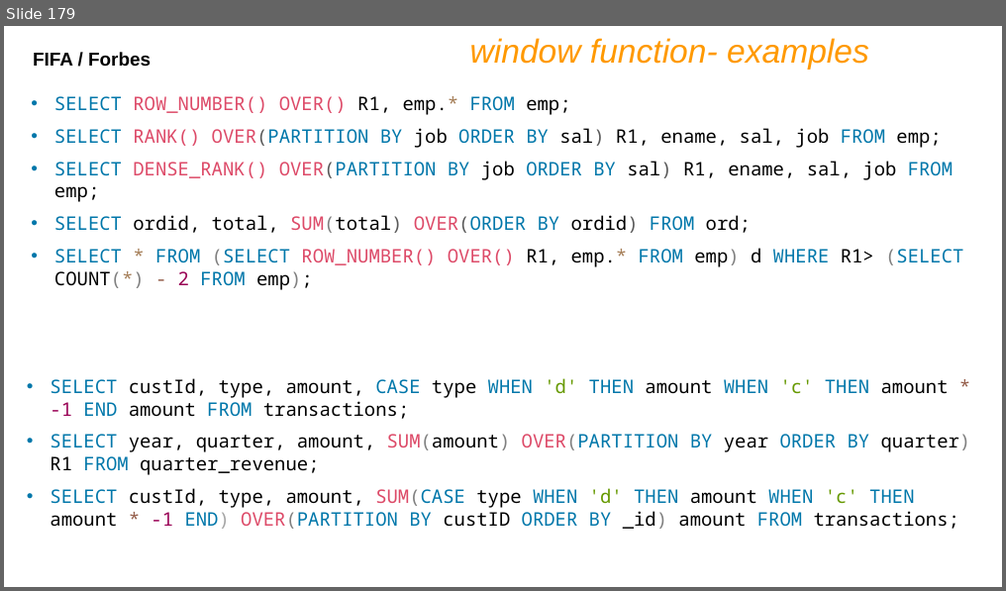
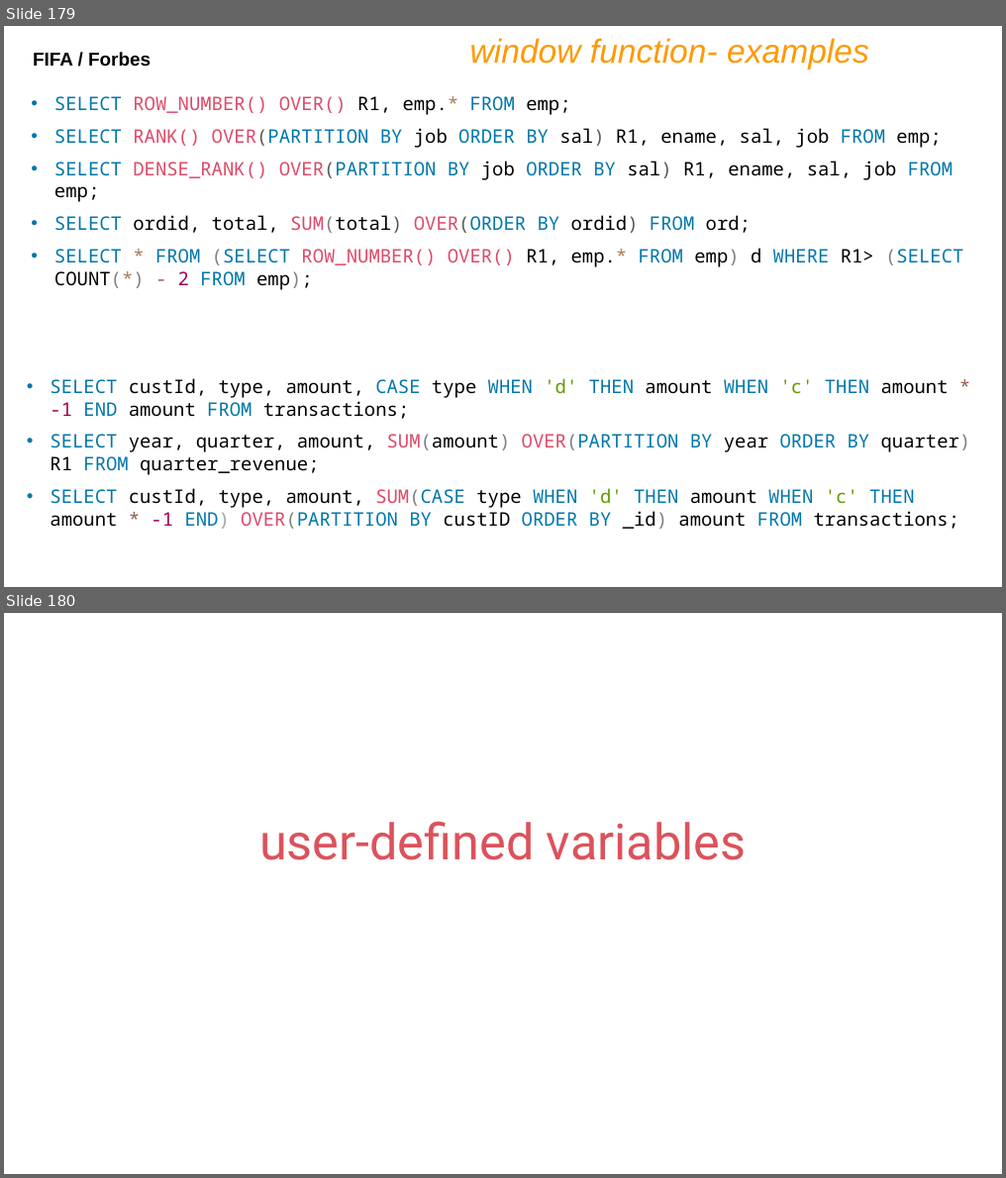
Before and after one commit to shubhamlokhande2147/CDAC-Buddy, a slide deck: DBT/IET MySQL PPT Ver9.pptx. Shown one above the other, each under a label of ours: slide 179 before the commit, slides 179 and 180 after it. The pictures are 1006x591 and 1006x1178 pixels, drawn with LibreOffice and Linux fonts; fonts in the diff are those of the drawing. Boxes give left, top, right and bottom in pixels: in the first picture for what was removed or moved away, otherwise in the second. Text is boxed around its words. In the diff, an @@ line names an element or a change of style, - is before the commit and + after.

```diff
--- a/DBT/IET MySQL PPT Ver9.pptx
+++ b/DBT/IET MySQL PPT Ver9.pptx
@@ slide 180 added at bbox=[4, 613, 1002, 1174], background #FFFFFF @@
@@ text added at bbox=[259, 821, 746, 861], 48 pt, text #DC525C @@
+user-defined variables
```
Also in this commit, not shown: 13 slides changed, 51 other slides added, 1 other file.
